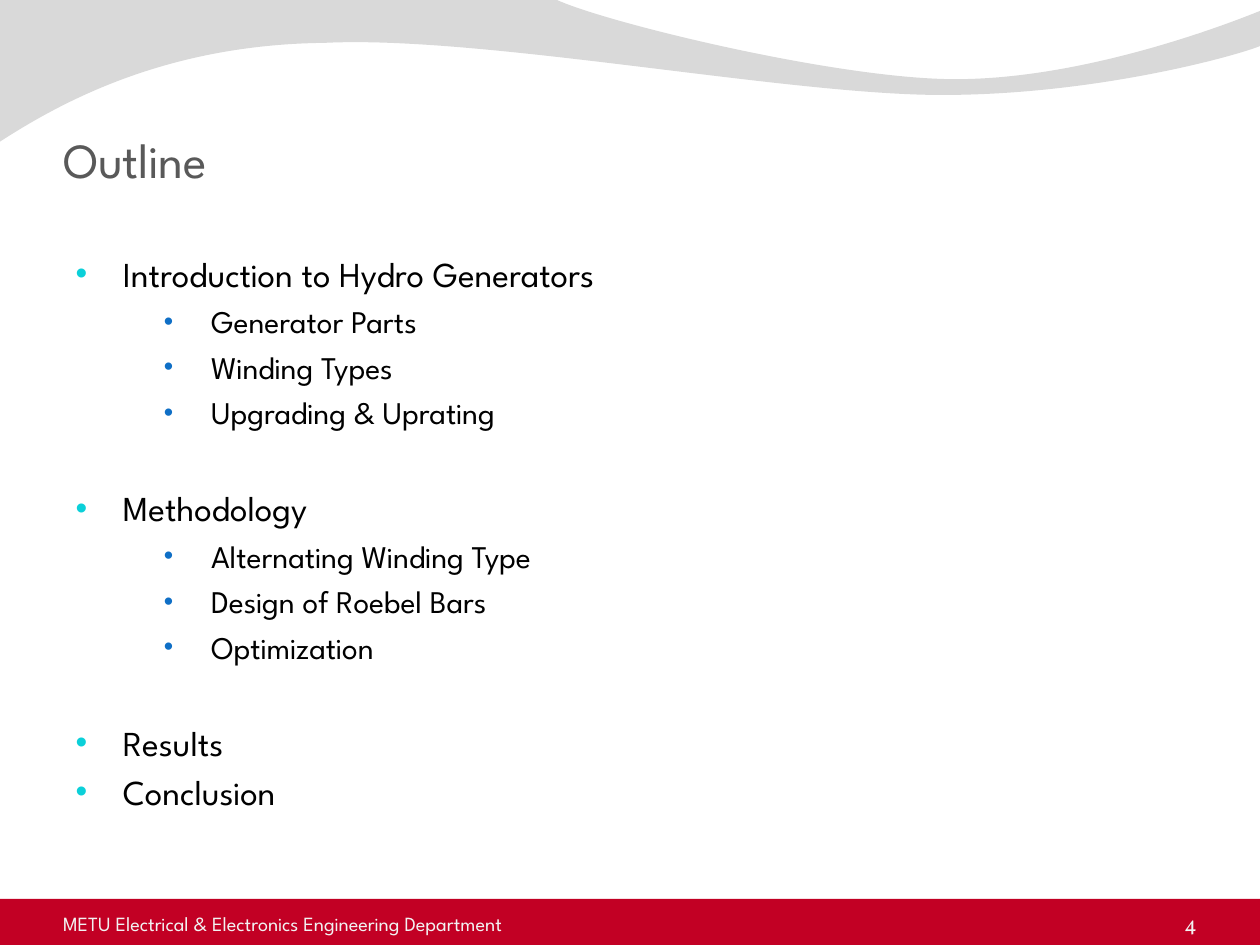
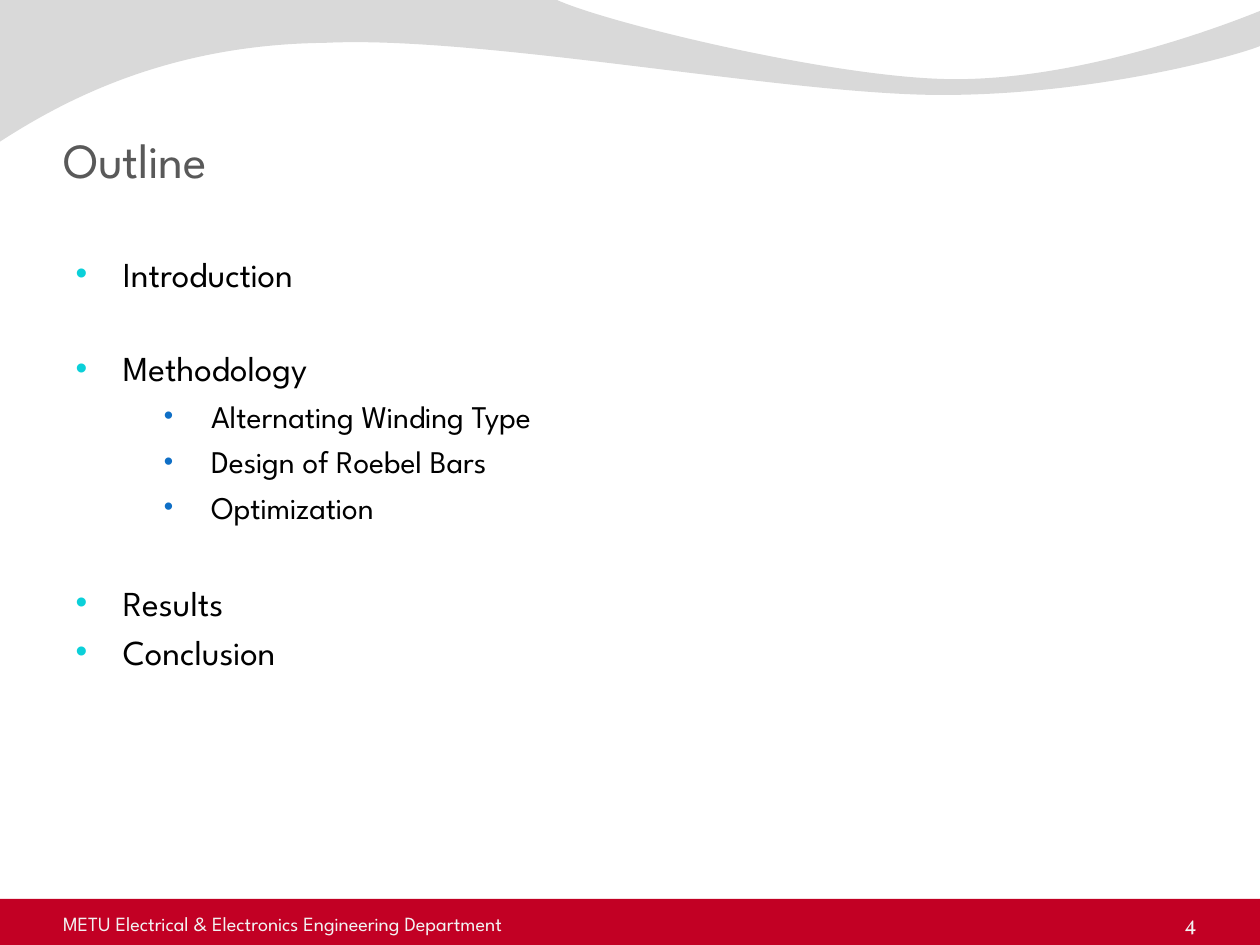
Before and after one commit to sametyakut/Studies, a slide deck: slide 4 of Presentations/5-Seminar_Presentation_2023_11_23.pptx. Drawn at 1260x945 pixels with LibreOffice and Linux fonts; fonts in the diff are those of the drawing; background and template pictures are left out. Boxes give left, top, right and bottom in pixels: in the first picture for what was removed or moved away, otherwise in the second. Text is boxed around its words. In the diff, an @@ line names an element or a change of style, - is before the commit and + after.

Commit message:
minor updates

```diff
--- a/Presentations/5-Seminar_Presentation_2023_11_23.pptx
+++ b/Presentations/5-Seminar_Presentation_2023_11_23.pptx
@@ text at (123, 263, 293, 288): text changed; size 18 to 20 pt @@
-• Introduction to Hydro Generators
-  • Generator Parts
-  • Winding Types
-  • Upgrading & Uprating
+• Introduction
```
Also in this commit, not shown: 3 other slides changed.
